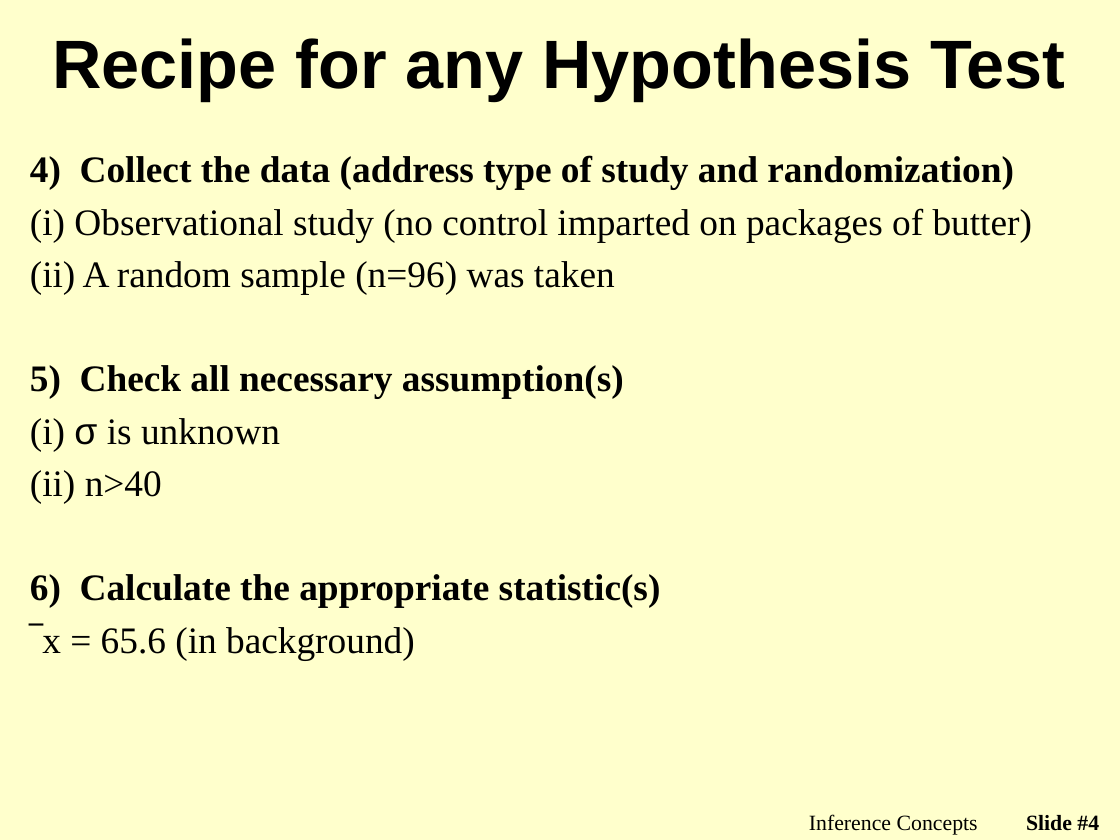
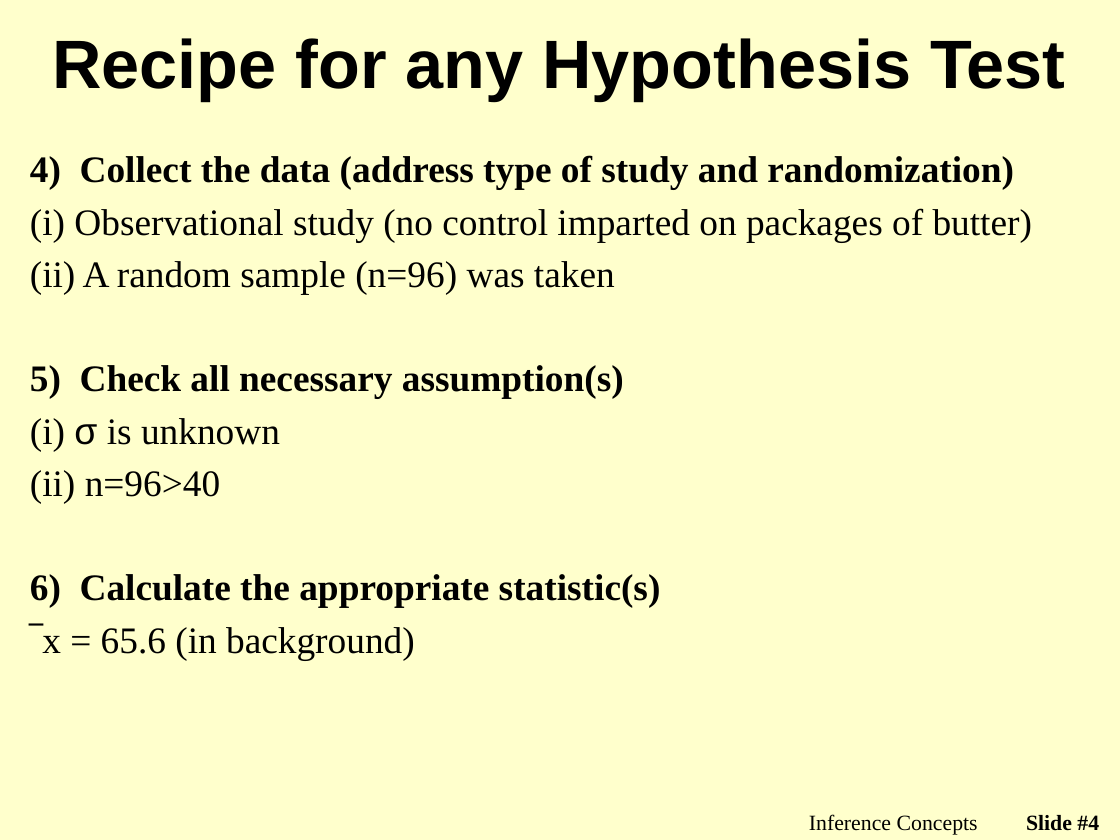
Before and after one commit to droglenc/NCMTH107, a slide deck: slide 4 of modules/1_Sample_t/PPT2.pptx. Drawn at 1120x840 pixels with LibreOffice and Linux fonts; fonts in the diff are those of the drawing; background and template pictures are left out. Boxes give left, top, right and bottom in pixels: in the first picture for what was removed or moved away, otherwise in the second. Text is boxed around its words. In the diff, an @@ line names an element or a change of style, - is before the commit and + after.

```diff
--- a/modules/1_Sample_t/PPT2.pptx
+++ b/modules/1_Sample_t/PPT2.pptx
@@ text at [30,470,220,503]: text changed @@
-(ii) n>40
+(ii) n=96>40
```
Also in this commit, not shown: 5 other slides changed, 2 other files.
